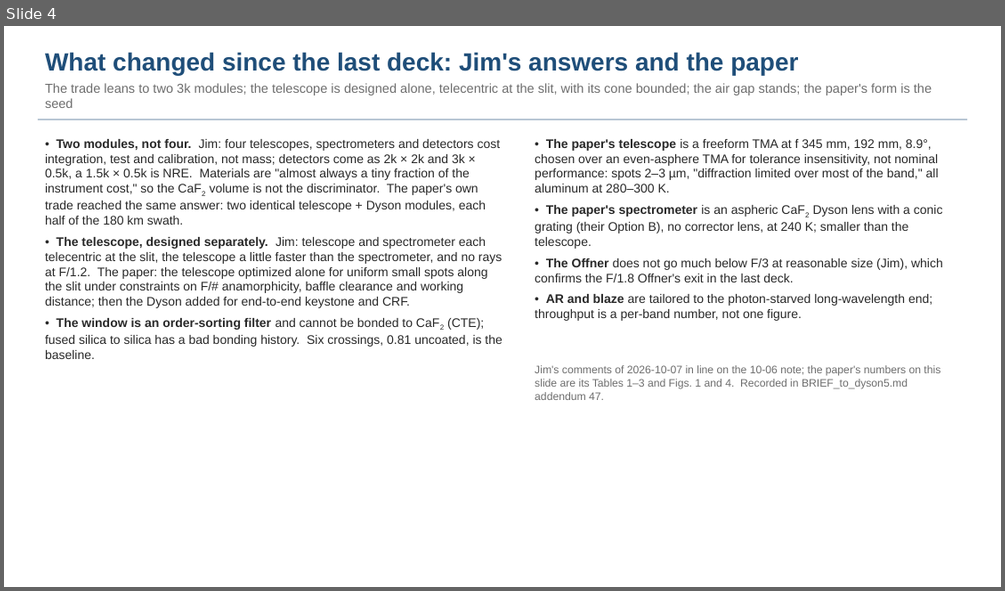
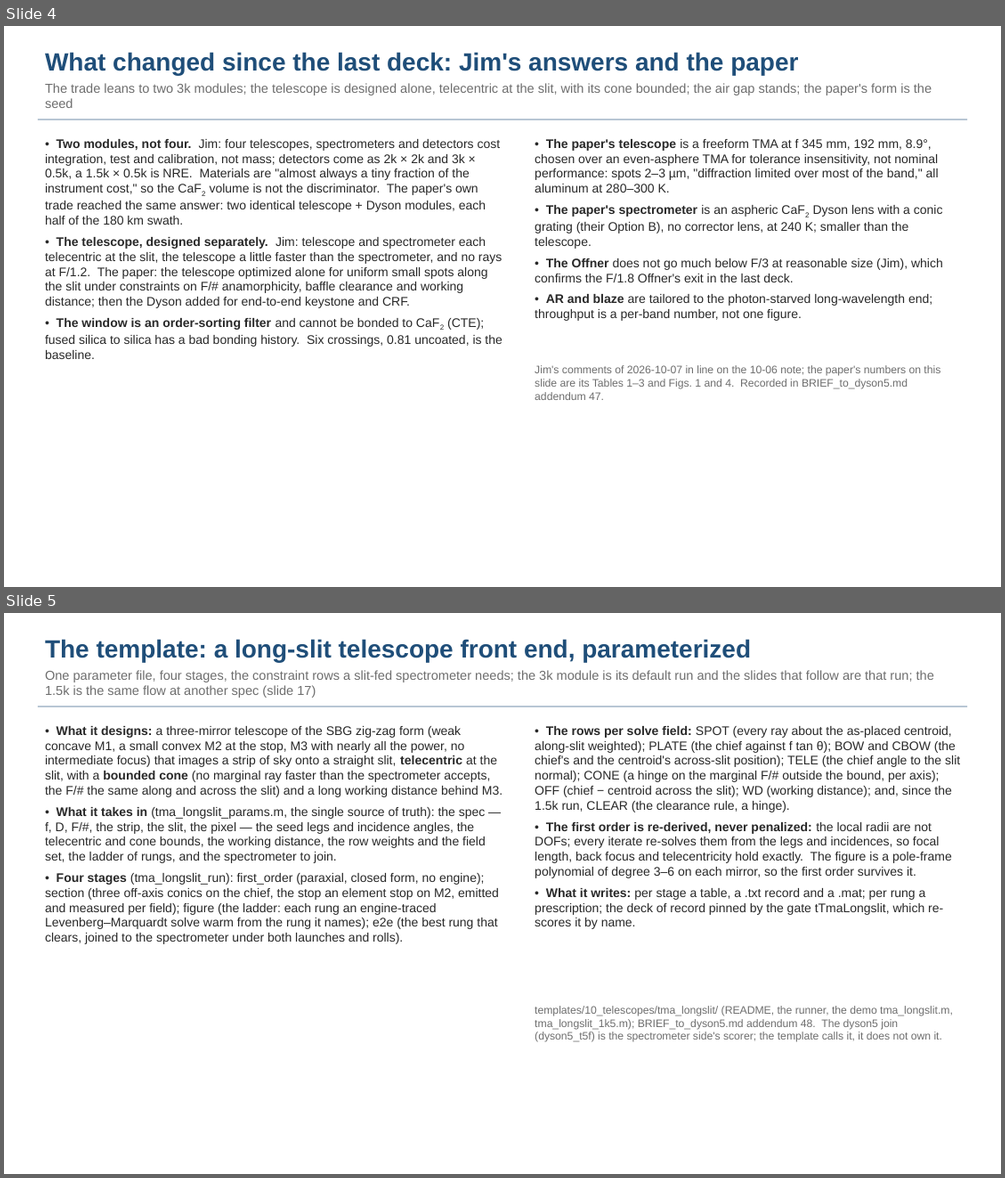
Before and after one commit to nasa-jpl/macos, a slide deck: demo_session/deck_dyson_3k.pptx. Shown one above the other, each under a label of ours: slide 4 before the commit, slides 4 and 5 after it. The pictures are 1005x591 and 1005x1178 pixels, drawn with LibreOffice and Linux fonts; fonts in the diff are those of the drawing. Boxes give left, top, right and bottom in pixels: in the first picture for what was removed or moved away, otherwise in the second. Text is boxed around its words. In the diff, an @@ line names an element or a change of style, - is before the commit and + after.

```diff
--- a/demo_session/deck_dyson_3k.pptx
+++ b/demo_session/deck_dyson_3k.pptx
@@ slide 5 added at (x1=4, y1=613, x2=1001, y2=1174), background #FFFFFF @@
@@ text added at (x1=45, y1=639, x2=934, y2=698), 12.5 pt, text #6E6E6E @@
+The template: a long-slit telescope front end, parameterized
+One parameter file, four stages, the constraint rows a slit-fed spectrometer needs; the 3k module is its default run and the slides that follow are that run; the 1.5k is the same flow at another spec (slide 17)
@@ rectangle added at (x1=38, y1=706, x2=967, y2=707), fill #B8C6D4 @@
@@ text added at (x1=45, y1=726, x2=502, y2=944), 12 pt, text #282828 @@
+• What it designs: a three-mirror telescope of the SBG zig-zag form (weak concave M1, a small convex M2 at the stop, M3 with nearly all the power, no intermediate focus) that images a strip of sky onto a straight slit, telecentric at the slit, with a bounded cone (no marginal ray faster than the spectrometer accepts, the F/# the same along and across the slit) and a long working distance behind M3.
+• What it takes in (tma_longslit_params.m, the single source of truth): the spec — f, D, F/#, the strip, the slit, the pixel — the seed legs and incidence angles, the telecentric and cone bounds, the working distance, the row weights and the field set, the ladder of rungs, and the spectrometer to join.
+• Four stages (tma_longslit_run): first_order (paraxial, closed form, no engine); section (three off-axis conics on the chief, the stop an element stop on M2, emitted and measured per field); figure (the ladder: each rung an engine-traced Levenberg–Marquardt solve warm from the rung it names); e2e (the best rung that clears, joined to the spectrometer under both launches and rolls).
@@ text added at (x1=534, y1=726, x2=960, y2=929), 12 pt, text #282828 @@
+• The rows per solve field: SPOT (every ray about the as-placed centroid, along-slit weighted); PLATE (the chief against f tan θ); BOW and CBOW (the chief's and the centroid's across-slit position); TELE (the chief angle to the slit normal); CONE (a hinge on the marginal F/# outside the bound, per axis); OFF (chief − centroid across the slit); WD (working distance); and, since the 1.5k run, CLEAR (the clearance rule, a hinge).
+• The first order is re-derived, never penalized: the local radii are not DOFs; every iterate re-solves them from the legs and incidences, so focal length, back focus and telecentricity hold exactly. The figure is a pole-frame polynomial of degree 3–6 on each mirror, so the first order survives it.
+• What it writes: per stage a table, a .txt record and a .mat; per rung a prescription; the deck of record pinned by the gate tTmaLongslit, which re-scores it by name.
@@ text added at (x1=534, y1=1005, x2=953, y2=1042), 10.5 pt, text #6E6E6E @@
+templates/10_telescopes/tma_longslit/ (README, the runner, the demo tma_longslit.m, tma_longslit_1k5.m); BRIEF_to_dyson5.md addendum 48. The dyson5 join (dyson5_t5f) is the spectrometer side's scorer; the template calls it, it does not own it.
```
Also in this commit, not shown: 13 slides changed, 1 other slide added, 2 other files.
